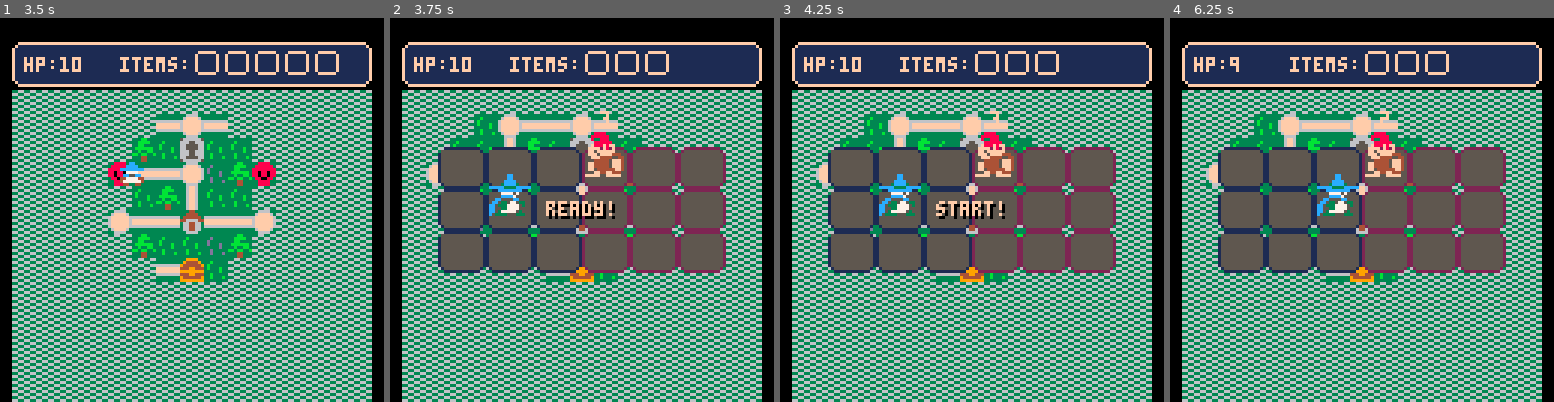
Above: before the commit, frames 1-4 (left to right).
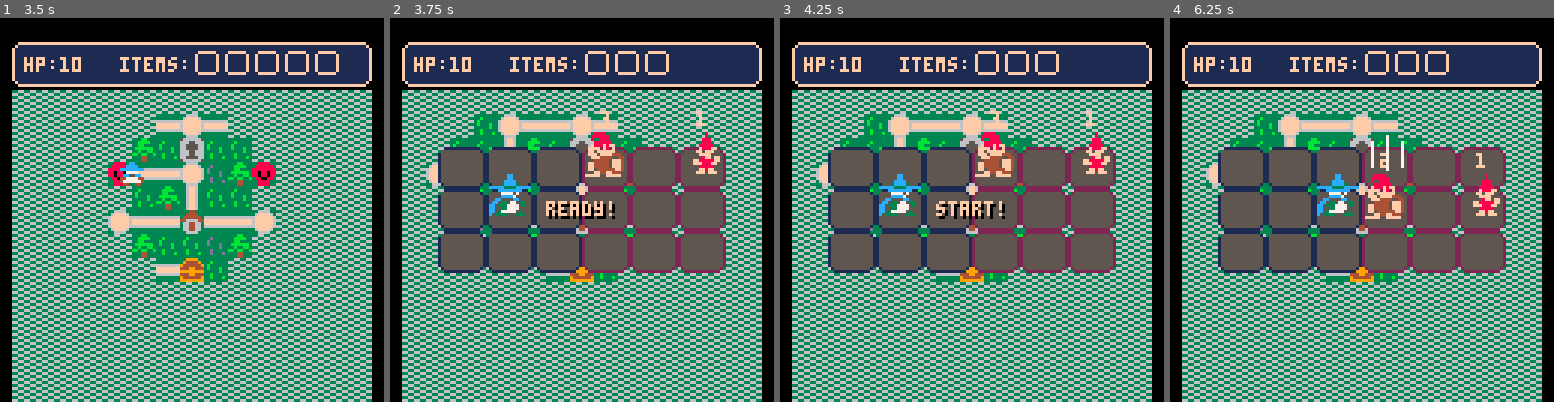
Above: after the commit, the same moments.

Repository: AddisonMink/tumberts-quest-p8
Game: PICO-8 cartridge wip.p8
Same seed, same stepped clock (60 frames per second), same inputs: the game is played once before the commit and once after it.
Inputs:
- Up to frame 1 (3.5 s): tap X (X key) at 0.33, 1.07, 1.85, 2.97 s; tap O (Z key) at 0.7, 1.7, 2.1, 2.5, 2.9, 3.3 s; hold Right 1.6-2.1 s; hold Up 2.15-2.42 s; hold Right 2.47-3.03 s; hold Left from 3.08 s (still down)
- Up to frame 2 (3.75 s): release Left at 3.58 s; hold Down from 3.63 s (still down); tap O (Z key) at 3.7 s
- Up to frame 3 (4.25 s): release Down at 3.97 s; hold Right from 4.02 s (still down); tap X (X key) at 4.08 s; tap O (Z key) at 4.1 s
- Up to frame 4 (6.25 s): tap O (Z key) every 0.4 s from 4.5 to 6.1 s; release Right at 4.68 s; hold Up 4.73-5.03 s; hold Left 5.08-5.68 s; tap X (X key) at 5.2 s; hold Down 5.73-6.03 s; hold Right from 6.08 s (still down)

Frame 1 is identical in both runs. In frame 2, 0.5% of the frame differs, in the area x 78-86%, y 24-41%; in frame 3, 0.5%; in frame 4, 2.2%, in the area x 15-86%, y 10-53%.

Commit message:
add scamp.

Diff:
--- a/battle.lua
+++ b/battle.lua
@@ -22,6 +22,7 @@
   player = add_player(entities, hp, 2, 2)
   player.items = {}
   add_redcap(entities, 4, 1)
+  add_scamp(entities, 6, 1)
 
   function me:update()
     if state == "select_items" then
--- /dev/null
+++ b/scamp.lua
@@ -0,0 +1,91 @@
+function add_scamp(entities, col, row)
+  local move_delay = 0.2
+  local attack_cd = 1
+  local attack_dur = 1
+
+  local state = "idle"
+  local next_row = nil
+  local timer = { t = 0 }
+  local cooldown = { t = 0 }
+
+  local me = {
+    col = col,
+    row = row,
+    sprite = sprite:mk(96, "big", 0, -6),
+    hitbox = "enemy",
+    hp = 1,
+    invincible = { t = 0 }
+  }
+
+  function me:update(enemy_col, player)
+    if state == "idle" and me.row == player.row and tick(cooldown) then
+      state = "attack"
+      timer.t = attack_dur
+      add_bow(entities, me.col, me.row, attack_dur)
+    elseif state == "idle" and me.row ~= player.row then
+      state = "moving"
+      timer.t = move_delay
+      next_row = me.row + sgn(player.row - me.row)
+    elseif state == "moving" and me.row == player.row then
+      state = "idle"
+    elseif state == "moving" and tick(timer) then
+      state = "idle"
+      battle_util:move(me, entities, enemy_col, col, next_row)
+    elseif state == "attack" and tick(timer) then
+      state = "idle"
+      cooldown.t = attack_cd
+    end
+  end
+
+  function can_attack(player)
+    return me.row == player.row
+        and tick(cooldown)
+  end
+
+  add(entities, me)
+end
+
+function add_bow(entities, col, row, dur)
+  local timer = { t = dur / 2 }
+  local state = "draw"
+  local me = {
+    col = col,
+    row = row,
+    sprite = sprite:mk(64, "tall", 4, -4, true)
+  }
+
+  function me:update()
+    if state == "draw" and tick(timer) then
+      state = "shoot"
+      me.sprite.id = 65
+      timer.t = dur / 2
+      add_arrow(entities, col, row)
+    elseif state == "shoot" and tick(timer) then
+      del(entities, me)
+    end
+  end
+
+  add(entities, me)
+end
+
+function add_arrow(entities, col, row)
+  local speed = 0.075
+  local timer = { t = speed }
+
+  local me = {
+    col = col,
+    row = row,
+    sprite = sprite:mk(66, "long", 0, 0, true),
+    hurtbox = "player"
+  }
+
+  function me:update()
+    if tick(timer) then
+      timer.t = speed
+      me.col -= 1
+      if me.col < 1 then del(entities, me) end
+    end
+  end
+
+  add(entities, me)
+end
--- a/wip.p8
+++ b/wip.p8
@@ -9,6 +9,7 @@
 #include sprite.lua
 #include player.lua
 #include redcap.lua
+#include scamp.lua
 #include battle.lua
 #include item.lua
 #include world.lua
Not shown, changed: 21 lines of the sprite sheet (__gfx__) section of wip.p8
